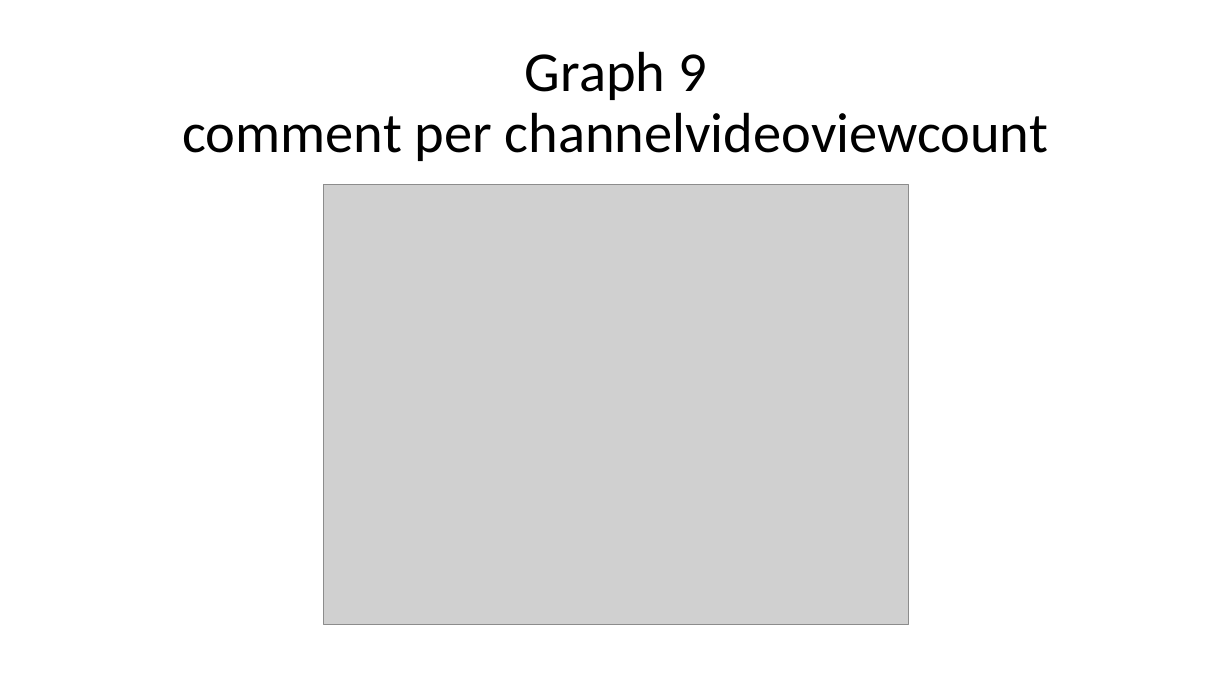
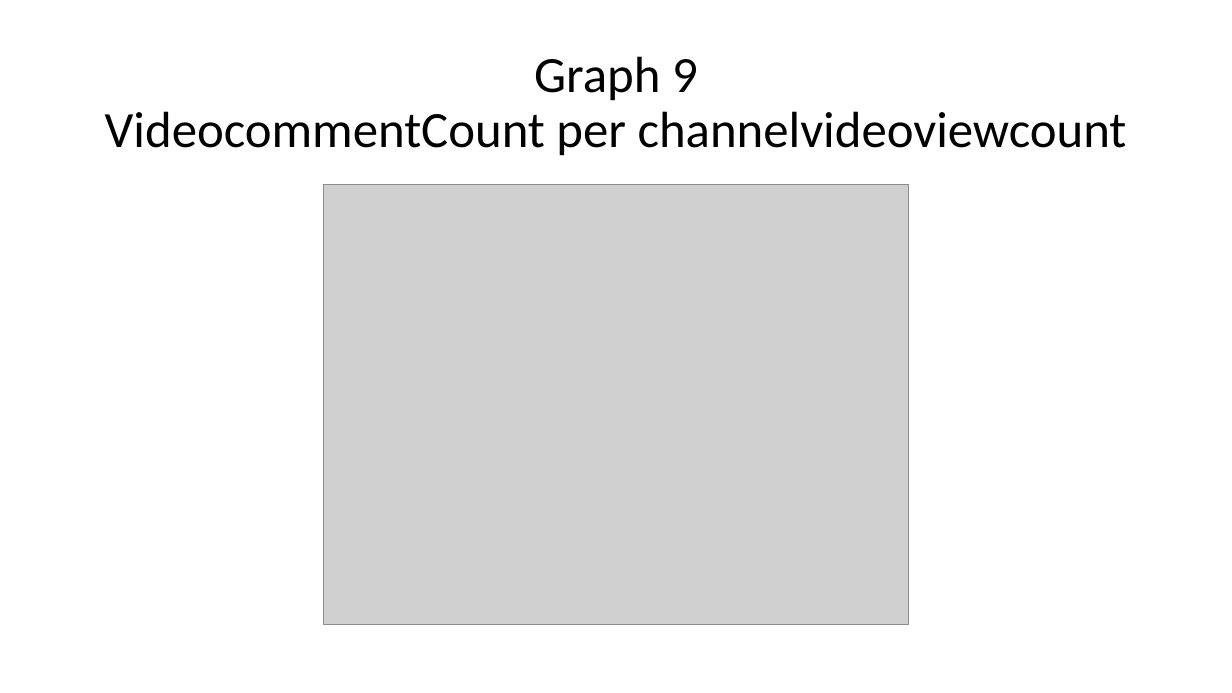
Before and after one commit to YonatanShoham/YouTube-dataset-analysis, a slide deck: slide 16 of YouTube dataset analysis presentation.pptx. Drawn at 1232x693 pixels with LibreOffice and Linux fonts; fonts in the diff are those of the drawing; grey boxes stand for pictures; background and template pictures are left out. Boxes give left, top, right and bottom in pixels: in the first picture for what was removed or moved away, otherwise in the second. Text is boxed around its words. In the diff, an @@ line names an element or a change of style, - is before the commit and + after.

```diff
--- a/YouTube dataset analysis presentation.pptx
+++ b/YouTube dataset analysis presentation.pptx
@@ title at [105, 56, 1127, 156]: text changed; size 44 to 39.6 pt @@
-Graph 9
-comment per channelvideoviewcount
+Graph 9
+VideocommentCount per channelvideoviewcount
```
Also in this commit, not shown: 8 other slides changed, 2 slides added, 1 other file.
